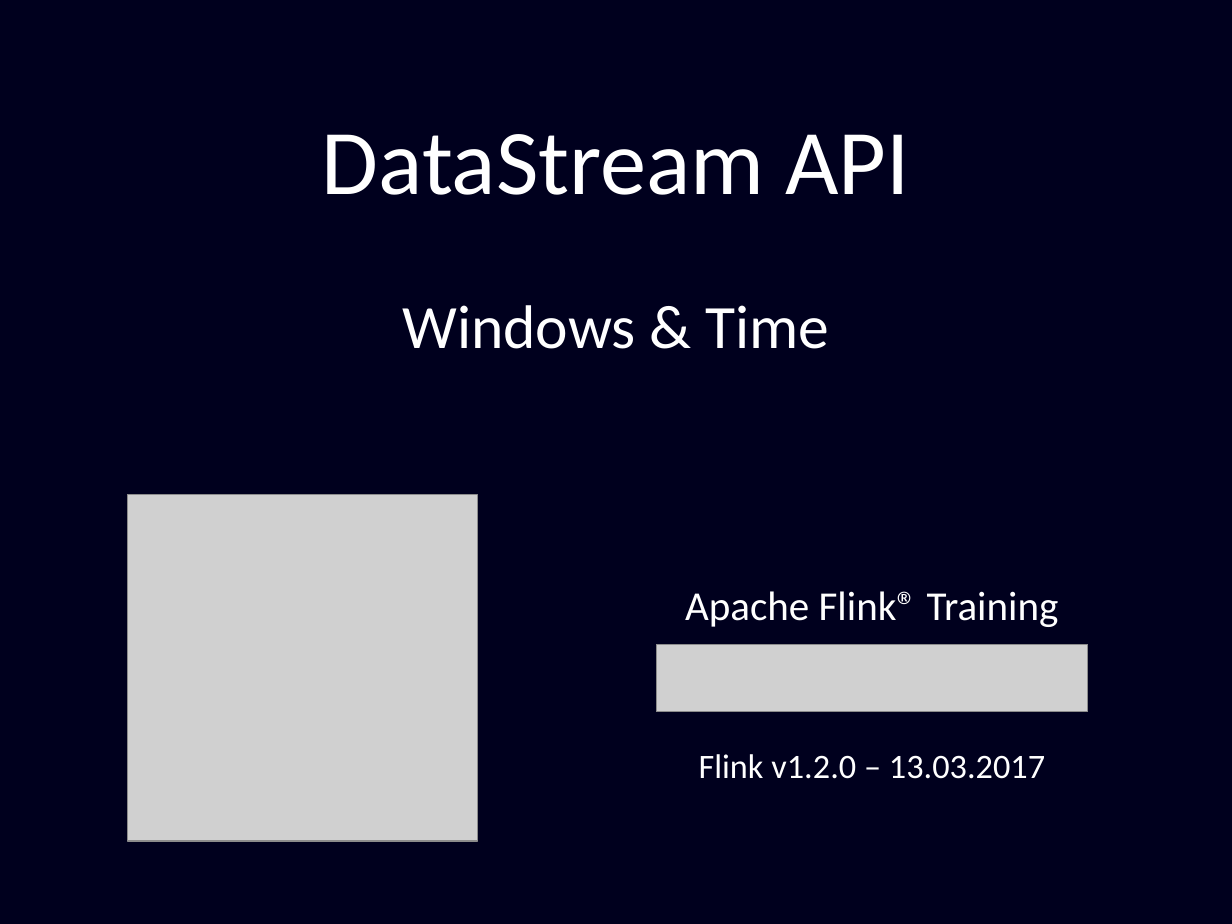
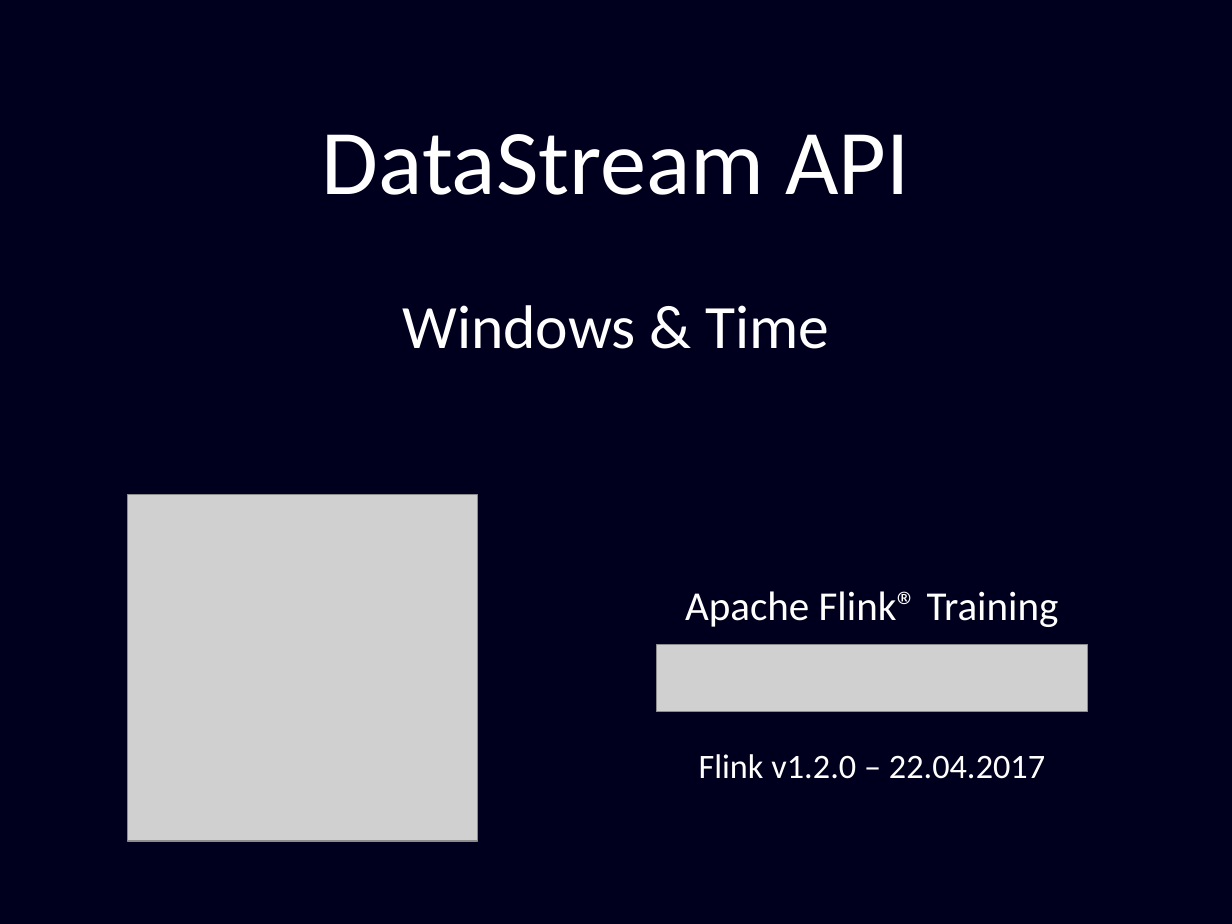
Before and after one commit to dataArtisans/flink-training-web, a slide deck: slide 1 of slides/flink_stream_windows.pptx. Drawn at 1232x924 pixels with LibreOffice and Linux fonts; fonts in the diff are those of the drawing; grey boxes stand for pictures. Boxes give left, top, right and bottom in pixels: in the first picture for what was removed or moved away, otherwise in the second. Text is boxed around its words. In the diff, an @@ line names an element or a change of style, - is before the commit and + after.

```diff
--- a/slides/flink_stream_windows.pptx
+++ b/slides/flink_stream_windows.pptx
@@ text at box(699, 754, 1045, 779): text changed @@
-Flink v1.2.0 – 13.03.2017
+Flink v1.2.0 – 22.04.2017
```
Also in this commit, not shown: 1 other slide changed, 6 slides added, 1 slide removed.
